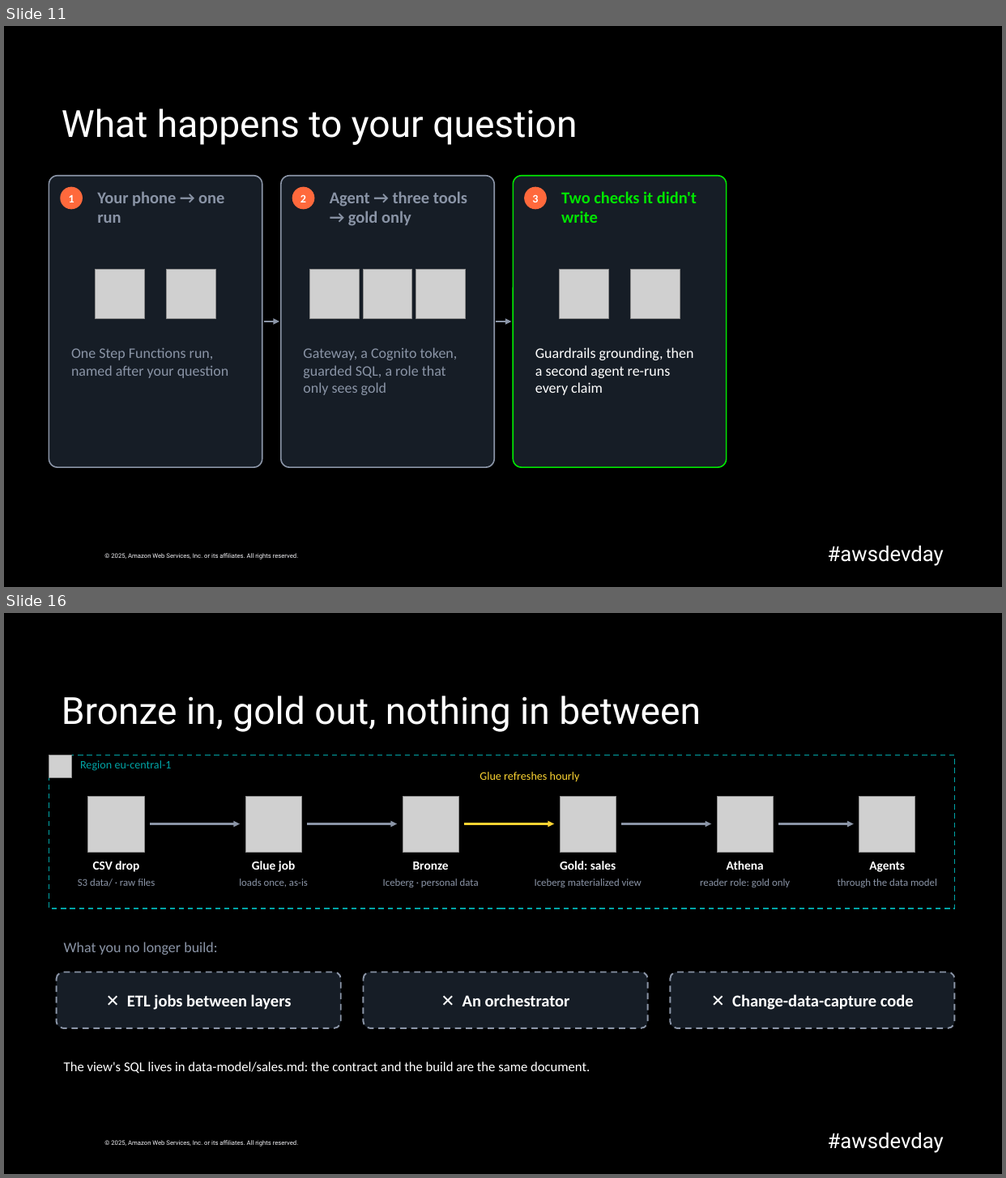
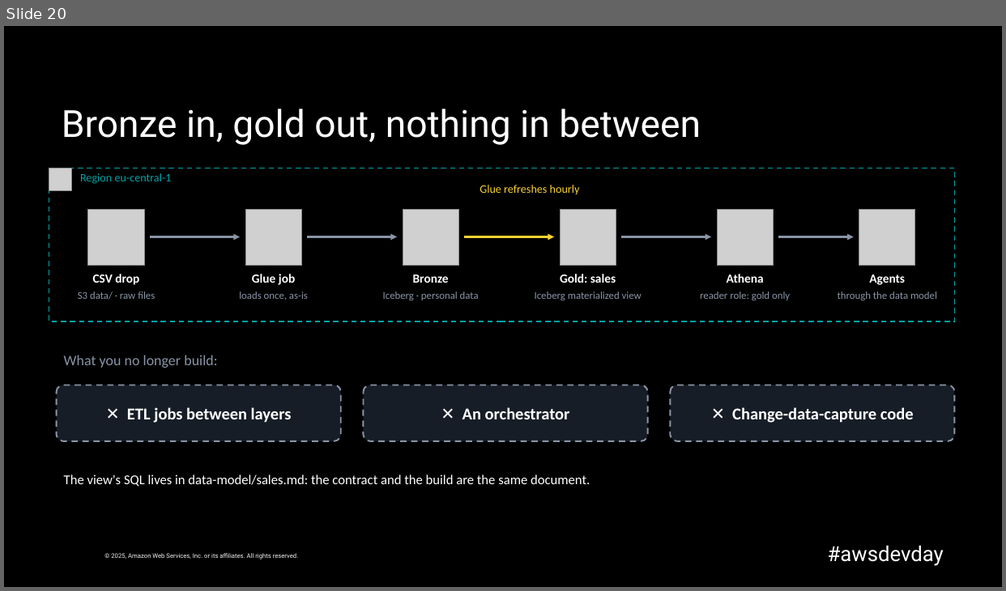
Before and after one commit to caroline-cah/lakehouse-harness, a slide deck: talk/harness-engineering-live.pptx. Shown one above the other, each under a label of ours: slides 11 and 16 before the commit, slide 20 after it; the slides between them are not shown. The pictures are 1006x1178 and 1006x591 pixels, drawn with LibreOffice and Linux fonts; fonts in the diff are those of the drawing; grey boxes stand for pictures; background and template pictures are left out. Boxes give left, top, right and bottom in pixels: in the first picture for what was removed or moved away, otherwise in the second. Text is boxed around its words. In the diff, an @@ line names an element or a change of style, - is before the commit and + after.

```diff
--- a/talk/harness-engineering-live.pptx
+++ b/talk/harness-engineering-live.pptx
@@ slide 11 removed at <box>4,26,1002,587</box>, background #000000; not listed: 2 template elements that a slide beside it also shows @@
@@ title removed at <box>62,109,577,145</box> @@
-What happens to your question
@@ rounded rectangle removed at <box>49,176,262,467</box> @@
@@ ellipse removed at <box>60,187,83,209</box> @@
-1
@@ text removed at <box>97,191,224,223</box> @@
-Your phone → one run
@@ rounded rectangle removed at <box>281,176,494,467</box> @@
@@ ellipse removed at <box>292,187,315,209</box> @@
-2
@@ text removed at <box>330,191,467,226</box> @@
-Agent → three tools → gold only
@@ rounded rectangle removed at <box>513,176,727,467</box> @@
@@ ellipse removed at <box>524,187,547,209</box> @@
-3
@@ text removed at <box>561,191,697,223</box> @@
-Two checks it didn't write
@@ picture removed at <box>96,269,145,318</box> @@
@@ picture removed at <box>167,269,216,318</box> @@
@@ picture removed at <box>309,269,359,318</box> @@
@@ picture removed at <box>363,269,412,318</box> @@
@@ picture removed at <box>416,269,466,318</box> @@
@@ picture removed at <box>560,269,609,318</box> @@
@@ picture removed at <box>631,269,680,318</box> @@
@@ arrow removed from (264, 322) to (279, 322) @@
@@ arrow removed from (496, 322) to (512, 322) @@
@@ text removed at <box>71,348,229,378</box> @@
-One Step Functions run, named after your question
@@ text removed at <box>303,348,458,395</box> @@
-Gateway, a Cognito token, guarded SQL, a role that only sees gold
@@ text removed at <box>535,348,694,395</box> @@
-Guardrails grounding, then a second agent re-runs every claim
@@ what was slide 16 is now slide 20 @@
```
Also in this commit, not shown: 16 slides changed, 16 slides added, 19 other slides removed, 2 other files.
